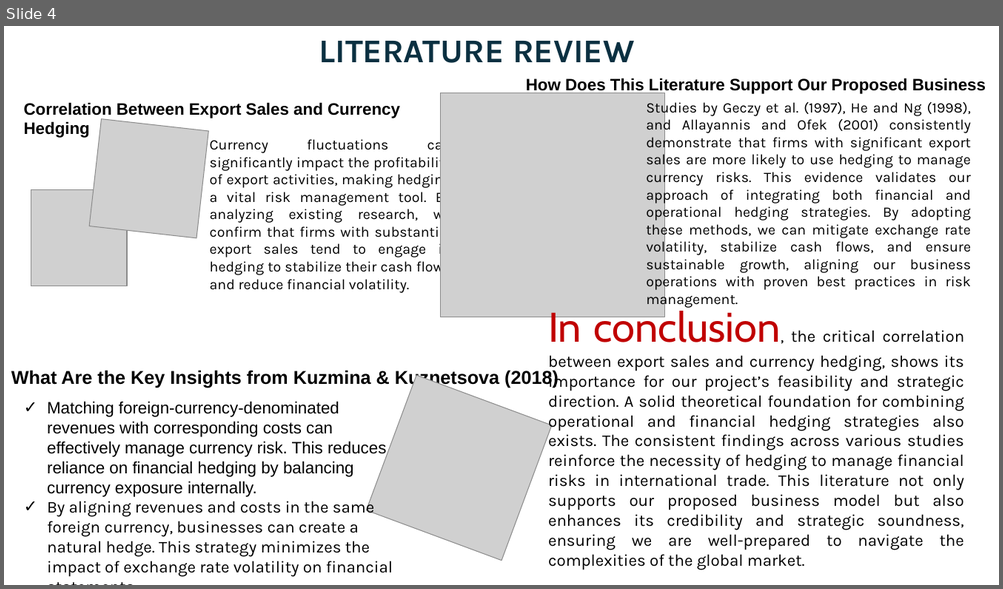
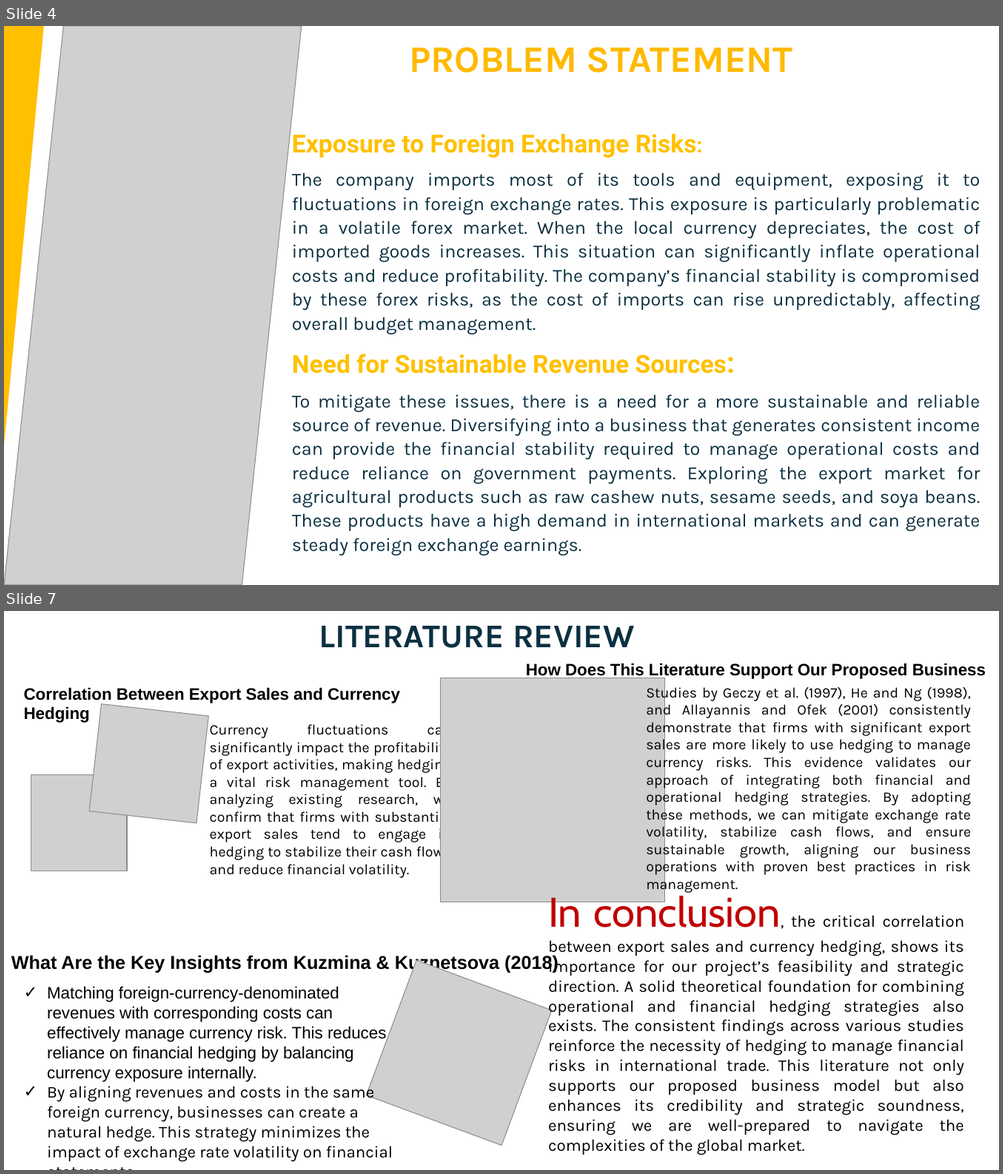
Before and after one commit to Gbekoilias/SustainableBusinessExpansion, a slide deck: Diversification Strategy for Government Construction.pptx. Shown one above the other, each under a label of ours: slide 4 before the commit, slides 4 and 7 after it; the slides between them are not shown. The pictures are 1003x589 and 1003x1174 pixels, drawn with LibreOffice and Linux fonts; fonts in the diff are those of the drawing; grey boxes stand for pictures. Boxes give left, top, right and bottom in pixels: in the first picture for what was removed or moved away, otherwise in the second. Text is boxed around its words. In the diff, an @@ line names an element or a change of style, - is before the commit and + after.

```diff
--- a/Diversification Strategy for Government Construction.pptx
+++ b/Diversification Strategy for Government Construction.pptx
@@ slide 4 added at (4, 26, 999, 585), background #FFFFFF @@
@@ picture added at (4, 26, 301, 585) @@
@@ triangle added at (4, 26, 43, 446), fill #FFC000 @@
@@ text added at (409, 47, 793, 73), 36 pt, text #FFB900, bold @@
+PROBLEM STATEMENT
@@ text added at (292, 133, 980, 556), 18 pt, text #0B3041 @@
+Exposure to Foreign Exchange Risks:
+The company imports most of its tools and equipment, exposing it to fluctuations in foreign exchange rates. This exposure is particularly problematic in a volatile forex market. When the local currency depreciates, the cost of imported goods increases. This situation can significantly inflate operational costs and reduce profitability. The company’s financial stability is compromised by these forex risks, as the cost of imports can rise unpredictably, affecting overall budget management.
+Need for Sustainable Revenue Sources:
+To mitigate these issues, there is a need for a more sustainable and reliable source of revenue. Diversifying into a business that generates consistent income can provide the financial stability required to manage operational costs and reduce reliance on government payments. Exploring the export market for agricultural products such as raw cashew nuts, sesame seeds, and soya beans. These products have a high demand in international markets and can generate steady foreign exchange earnings.
@@ what was slide 4 is now slide 7 @@
```
Also in this commit, not shown: 3 slides changed, 2 other slides added.
